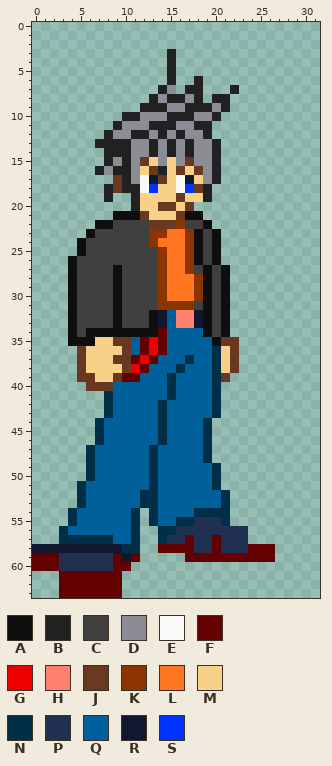
Edited in one commit: pixel-art sprite (Unity/Assets/Art/Sprite Collections/MavUnshadeCollection Data/atlas0.png). Above, as it was before the edit.
The file is 32x64 pixels. Colours within 5 levels of each other are drawn and written as one.
Palette (. is transparent): A #0e0e0e  B #212121  C #404040  D #8c8c94  E #f8f8f8  F #630000  G #ef0000  H #ff806e  J #683820  K #8c3500  L #ff7521  M #f8d088  N #012f47  P #203050  Q #00609c  R #101830  S #0033ff
Now the later version:
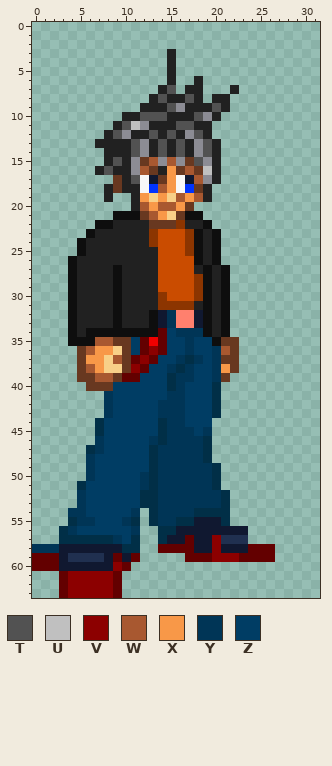
Colours new in this view: T #525252  U #c0c0c0  V #8c0000  W #a85830  X #f89848  Y #003556  Z #003d64
Edits made:
colour L: #ff7521 -> #ca4c00
Changed rows in their new state; - is a pixel that keeps its letter.
first column x 0:
 7 ---------------T--------
 8 --------------T--T------
 9 ---------------T----T---
10 ------------TTT---T-----
11 ----------TU----TT------
12 ---------T---T-T--T-----
13 -----------T--T-T--T----
14 -----------T--T-T--T----
15 ---------T---W-W--T-----
16 --------T---W--X-W-U----
17 -----------T---X--W-----
18 --------------WX--------
19 ------------X-X-WXW-----
20 ------------WXWWX-------
21 -------------WX---------
22 ---------BBBB----BB-----
23 -------BBBBBB-L----B----
24 ------BBBBBBB------B----
25 ------BBBBBBBBL----B----
26 -----BBBBBBBBBL--L-B----
27 -----BBBB-BBBBL--LB-B---
28 -----BBBB-BBBBL-----B---
29 -----BBBB-BBBBL-----B---
30 -----BBBB-BBBB------B---
31 -----BBBB-BBBB----B-B---
32 -----BBBB-BBB--Y----B---
33 -----BBBB-BBB--Y----B---
34 -----B---------ZYYY-B---
35 -------WW--Z---ZZYZZ----
36 ------WXX--Z-V-ZZYZZYW--
37 ------XX-W--V-ZZY-YZYJ--
38 ------WX---V-ZZY-YZZYX--
39 -------WW---ZZZ-YYZZY---
40 ---------ZZZZZZ-YZZZ----
41 --------YZZZZZZYYZZZ----
42 --------YZZZZZYYYZZZ----
43 --------YZZZZZYYYZZZ----
44 --------ZZZZZZ-YYZZZ----
45 --------ZZZZZZ-YYYZY----
46 -------YZZZZZY-YYYY-----
47 -------YZZZZZ-YYYYY-----
48 ------YZZZZZZ-YYYYY-----
49 ------YZZZZZZ-YYYYYY----
50 ------YZZZZZY-YYYYYY----
51 ------ZZZZZZY-YYYYYY----
52 -----YZZZZZZ--YYYYYYY---
53 -----YZZZZZZ--YYYYYYY---
54 ----YYZZZZZY--YYYY------
55 -----YYZZZY---YY--RRR---
56 ----YZZZZZZY----RRRRRRRR
57 ---------YZ----RR-RRV---
58 YYY---------------RRVRRR
59 ---R----R-----------VVV-
60 ---RRRRRRV--------------
61 ----VVVVV---------------
62 ----VVVVV---------------
63 ----VVVVV---------------
Boxes around the changes in both pictures, in picture pixels (x1, y1, x2, y2):
changed: (32, 85, 248, 598)
